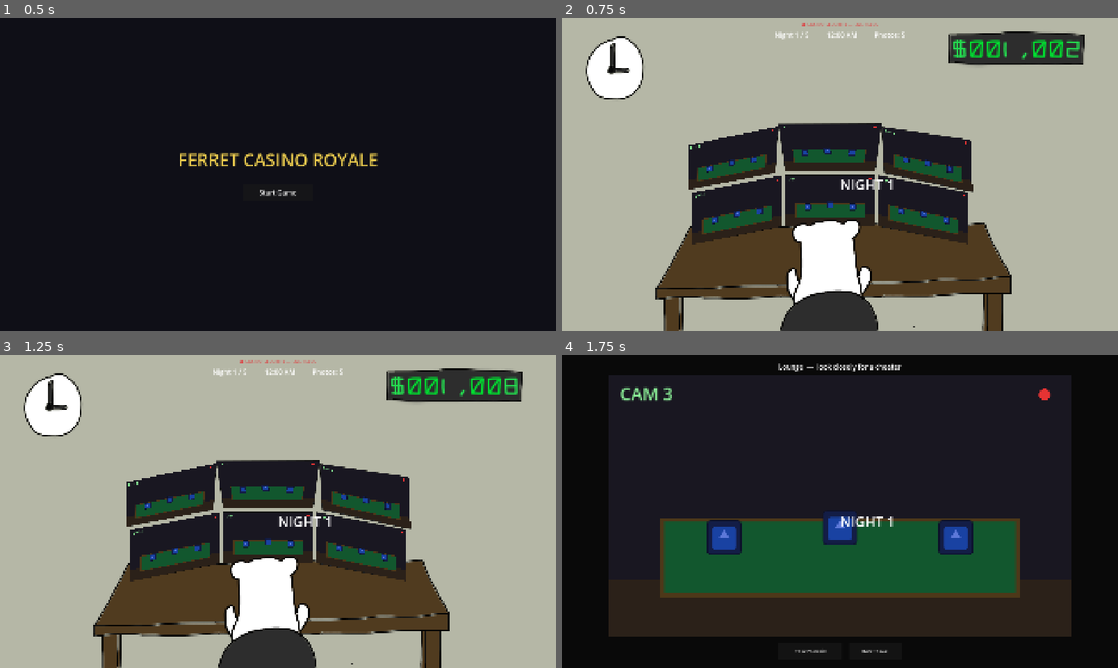
Above: before the commit, frames 1-4 (two rows, left to right).
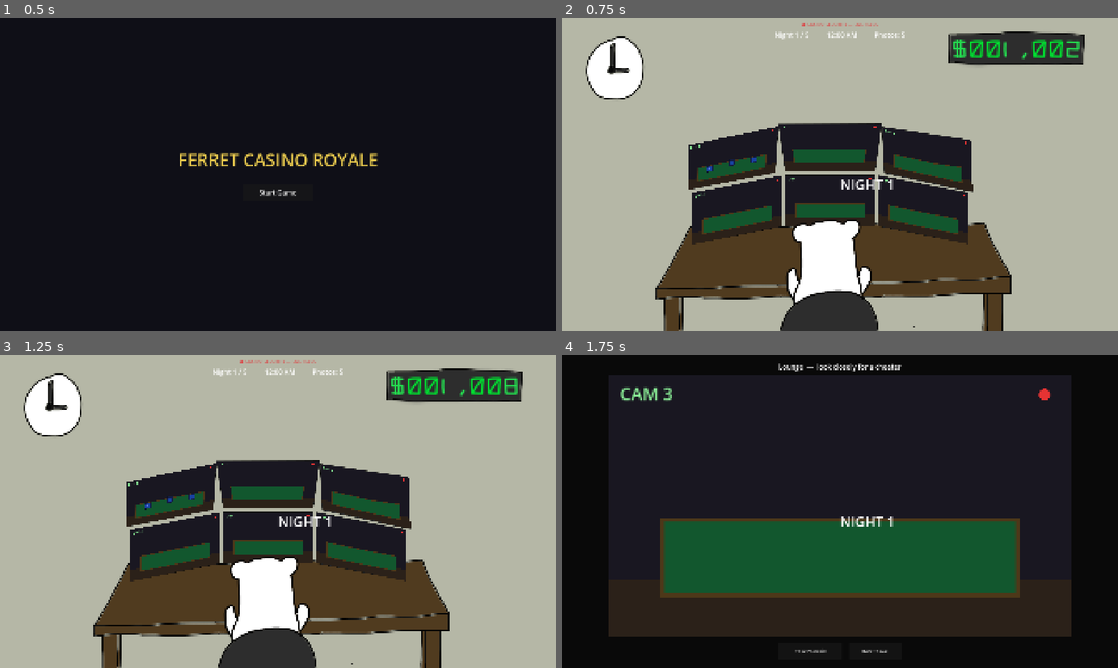
Above: after the commit, the same moments.

Repository: Pekooil/horizon-nexus-hackathon
Game: Godot game, scene res://scenes/StartScreen.tscn
Same seed, same stepped clock (60 frames per second), same inputs: the game is played once before the commit and once after it. The engine's default icon, where the game draws it, is replaced by a stand-in: a white triangle on a blue panel in a dark square.
Inputs (mouse positions are in pixels of both pictures, inside the frame that each line leads up to):
- Up to frame 1 (0.5 s): no input
- Up to frame 2 (0.75 s): click "Start Game" at 0.5 s
- Up to frame 3 (1.25 s): no input
- Up to frame 4 (1.75 s): tap Enter at 1.25 s; move the mouse to (962, 495) at 1.27 s; click (962, 495) at 1.42 s

Frame 1 is identical in both runs. In frame 2, 0.4% of the frame differs, in the area x 27-71%, y 41-66%; in frame 3, 0.4%; in frame 4, 2.0%, in the area x 26-74%, y 50-64%.

Commit message:
added random movement

Diff:
--- a/scripts/casino_player.gd
+++ b/scripts/casino_player.gd
@@ -9,10 +9,28 @@
 @onready var tell: Node2D = $Tell
 @onready var caught_mark: Node2D = $Caught
 
+var occupied := false
+var character_id := -1
 var is_ferret := false
 var caught := false
 
 func _ready() -> void:
+	_refresh()
+
+## Seats use this as an occupancy slot, since the same room scene now hosts a
+## roving roster of characters rather than 3 permanently-assigned patrons.
+func occupy(id: int) -> void:
+	occupied = true
+	character_id = id
+	is_ferret = false
+	caught = false
+	_refresh()
+
+func vacate() -> void:
+	occupied = false
+	character_id = -1
+	is_ferret = false
+	caught = false
 	_refresh()
 
 func set_ferret(on: bool) -> void:
@@ -31,6 +49,7 @@
 	_refresh()
 
 func _refresh() -> void:
+	visible = occupied
 	if tell:
 		tell.visible = is_ferret and not caught
 	if caught_mark:
--- a/scripts/game_manager.gd
+++ b/scripts/game_manager.gd
@@ -7,6 +7,7 @@
 signal night_changed(night: int)
 signal clock_changed(text: String)
 signal photos_changed(count: int)
+signal hour_changed(hour: int)
 signal game_over(won: bool)
 
 const MAX_NIGHTS := 5
@@ -26,6 +27,7 @@
 var photos_left := PHOTOS_PER_NIGHT
 var running := false
 var active_ferrets: Array = []        # CasinoPlayer nodes currently cheating
+var _last_hour := 0
 
 func start_game() -> void:
 	money = START_MONEY
@@ -37,6 +39,7 @@
 	photos_left = PHOTOS_PER_NIGHT
 	active_ferrets.clear()
 	running = true
+	_last_hour = 0
 	emit_signal("night_changed", current_night)
 	emit_signal("money_changed", money)
 	emit_signal("clock_changed", _format_clock())
@@ -64,6 +67,11 @@
 	emit_signal("money_changed", money)
 	emit_signal("clock_changed", _format_clock())
 
+	var hour := mini(int((NIGHT_DURATION - night_time_left) / SECONDS_PER_HOUR), NIGHT_HOURS)
+	if hour != _last_hour:
+		_last_hour = hour
+		emit_signal("hour_changed", hour)
+
 	if money <= 0.0:
 		money = 0.0
 		emit_signal("money_changed", money)
@@ -86,6 +94,12 @@
 	if npc not in active_ferrets:
 		active_ferrets.append(npc)
 
+## Re-points active_ferrets at a ferret's new seat after they move rooms.
+func transfer_ferret(old_npc, new_npc) -> void:
+	active_ferrets.erase(old_npc)
+	if new_npc not in active_ferrets:
+		active_ferrets.append(new_npc)
+
 func catch_ferret(npc) -> void:
 	active_ferrets.erase(npc)
 	money += CATCH_BONUS
--- a/scripts/main.gd
+++ b/scripts/main.gd
@@ -14,6 +14,19 @@
 	preload("res://scenes/Rooms/Slot Machines.tscn"),
 ]
 const ROOM_NAMES := ["Entrance", "Bar", "Lounge", "Poker", "Roulette", "Slot Machines"]
+# Map of the casino floor, indexed the same as ROOM_NAMES/ROOM_SCENES:
+# Entrance -> Bar -> {Lounge, Poker, Roulette}, with Poker/Roulette also
+# linked to each other via the Slot Machines room.
+const ROOM_GRAPH := {
+	0: [1],          # Entrance -> Bar
+	1: [0, 2, 3, 4],  # Bar -> Entrance, Lounge, Poker, Roulette
+	2: [1],          # Lounge -> Bar
+	3: [1, 5],       # Poker -> Bar, Slot Machines
+	4: [1, 5],       # Roulette -> Bar, Slot Machines
+	5: [3, 4],       # Slot Machines -> Poker, Roulette
+}
+const ENTRANCE_ROOM := 0
+const CHARACTER_COUNT := 9
 const MonitorQuad = preload("res://scripts/monitor_quad.gd")
 const MONEY_SYMBOL_TEXTURE := preload("res://assets/money_digits/money.png")
 const MONEY_DOT_TEXTURE := preload("res://assets/money_digits/dot.png")
@@ -40,6 +53,7 @@
 
 var feeds: Array[SubViewport] = []   # the off-screen render targets (textures)
 var rooms: Array[Room] = []          # the editable room contents (game logic)
+var characters: Array[Dictionary] = []   # roster: {id, room (-1 = queued), seat}
 
 # Popups still built in code (modal UI, not part of the main screen):
 var detail_view: Control
@@ -69,6 +83,7 @@
 	GameManager.night_changed.connect(_on_night_changed)
 	GameManager.clock_changed.connect(_on_clock_changed)
 	GameManager.photos_changed.connect(_on_photos_changed)
+	GameManager.hour_changed.connect(_on_hour_changed)
 	GameManager.game_over.connect(_on_game_over)
 
 	GameManager.start_game()
@@ -228,6 +243,62 @@
 	add_child(flash)
 
 # --- gameplay ---------------------------------------------------------------
+
+## Empties every room and rebuilds the roster: 3 characters seated in the
+## Entrance, the rest queued to walk in as soon as an Entrance seat frees up.
+func _reset_characters() -> void:
+	characters.clear()
+	for id in CHARACTER_COUNT:
+		characters.append({"id": id, "room": -1, "seat": null})
+	for i in range(mini(3, CHARACTER_COUNT)):
+		_place_character(characters[i], ENTRANCE_ROOM)
+
+func _place_character(ch: Dictionary, room_idx: int) -> bool:
+	var seat := rooms[room_idx].free_seat()
+	if seat == null:
+		return false
+	seat.occupy(ch.id)
+	ch.room = room_idx
+	ch.seat = seat
+	return true
+
+func _remove_character(ch: Dictionary) -> void:
+	if ch.seat:
+		ch.seat.vacate()
+	ch.seat = null
+	ch.room = -1
+
+## Runs once per in-game hour: each seated character may step into a connected
+## room that still has space, then queued characters fill any free Entrance
+## seats. A cheating ferret keeps cheating in its new room (GameManager's
+## active_ferrets reference is moved along with it).
+func _on_hour_changed(_hour: int) -> void:
+	if not GameManager.running:
+		return
+
+	var order := characters.duplicate()
+	order.shuffle()
+	for ch in order:
+		if ch.room == -1:
+			continue
+		var options: Array[int] = []
+		for next_room in ROOM_GRAPH[ch.room]:
+			if rooms[next_room].free_seat_count() > 0:
+				options.append(next_room)
+		if options.is_empty():
+			continue
+		var target: int = options[randi() % options.size()]
+		var old_seat: CasinoPlayer = ch.seat
+		var was_ferret := old_seat.is_ferret
+		_remove_character(ch)
+		_place_character(ch, target)
+		if was_ferret:
+			ch.seat.set_ferret(true)
+			GameManager.transfer_ferret(old_seat, ch.seat)
+
+	for ch in characters:
+		if ch.room == -1 and rooms[ENTRANCE_ROOM].free_seat_count() > 0:
+			_place_character(ch, ENTRANCE_ROOM)
 
 func _spawn_ferret() -> void:
 	var order := range(ROOM_COUNT)
@@ -293,6 +364,7 @@
 	night_label.text = "Night %d / %d" % [night, GameManager.MAX_NIGHTS]
 	for r in rooms:
 		r.reset_players()
+	_reset_characters()
 	_close_detail()
 	_show_banner("NIGHT %d" % night)
 
--- a/scripts/room.gd
+++ b/scripts/room.gd
@@ -29,7 +29,7 @@
 func get_random_innocent() -> CasinoPlayer:
 	var pool: Array[CasinoPlayer] = []
 	for p in players:
-		if not p.is_ferret:
+		if p.occupied and not p.is_ferret:
 			pool.append(p)
 	if pool.is_empty():
 		return null
@@ -37,4 +37,18 @@
 
 func reset_players() -> void:
 	for p in players:
-		p.reset()
+		p.vacate()
+
+## Returns an empty seat to place a character into, or null if the room is full.
+func free_seat() -> CasinoPlayer:
+	for p in players:
+		if not p.occupied:
+			return p
+	return null
+
+func free_seat_count() -> int:
+	var n := 0
+	for p in players:
+		if not p.occupied:
+			n += 1
+	return n
